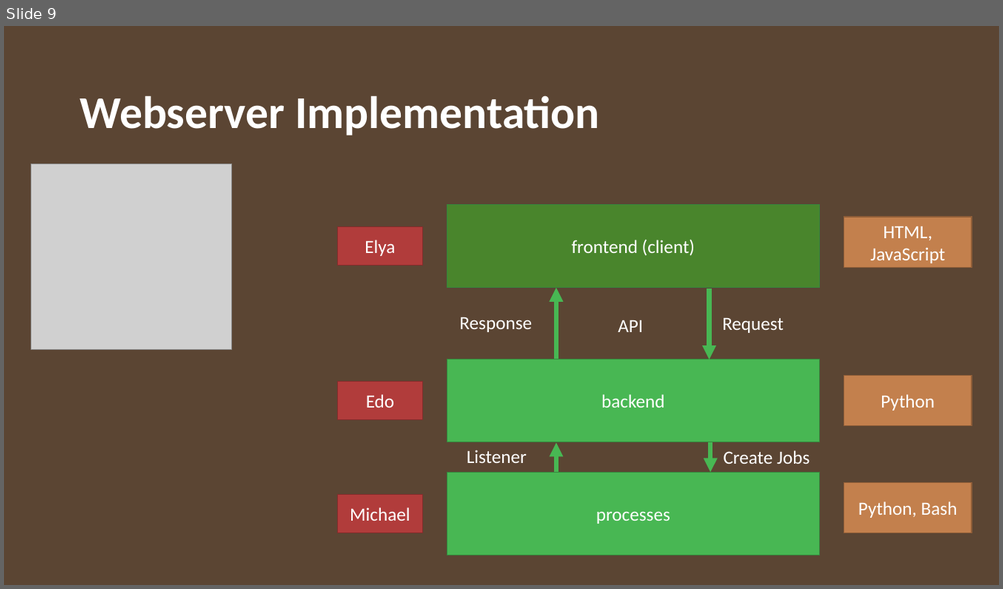
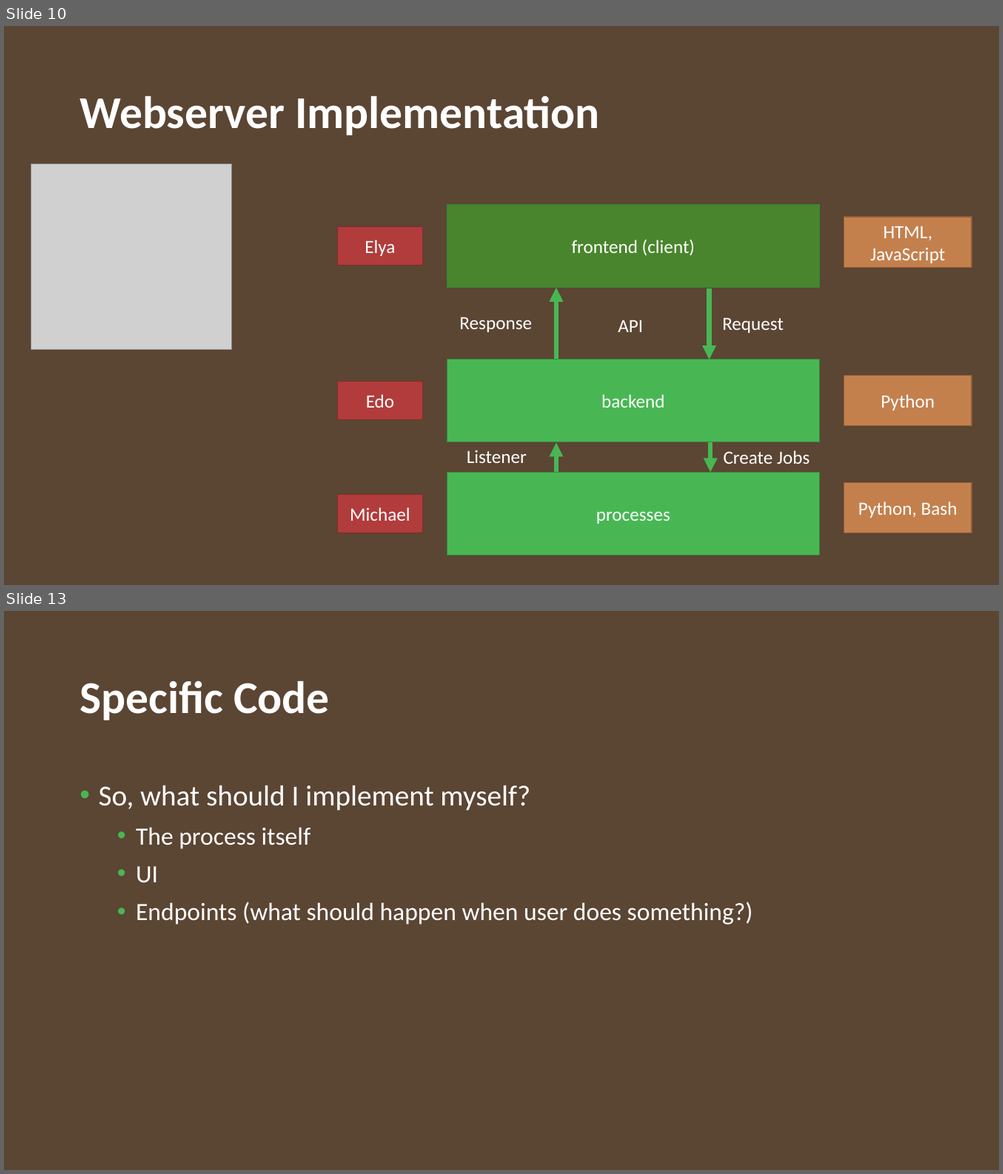
Before and after one commit to JuanParker1/NgsReadClearEngine, a slide deck: design/GenomeFltr_Server_1.pptx. Shown one above the other, each under a label of ours: slide 9 before the commit, slides 10 and 13 after it; the slides between them are not shown. The pictures are 1003x589 and 1003x1174 pixels, drawn with LibreOffice and Linux fonts; fonts in the diff are those of the drawing; grey boxes stand for pictures; background and template pictures are left out. Boxes give left, top, right and bottom in pixels: in the first picture for what was removed or moved away, otherwise in the second. Text is boxed around its words. In the diff, an @@ line names an element or a change of style, - is before the commit and + after.

```diff
--- a/design/GenomeFltr_Server_1.pptx
+++ b/design/GenomeFltr_Server_1.pptx
@@ slide 13 added at (4, 611, 999, 1170), background #FFFFFF; not listed: 1 template element that a slide beside it also shows @@
@@ title added at (79, 681, 330, 721), 44 pt, text #FFFFFF, bold @@
+Specific Code
@@ text added at (99, 785, 753, 925), 24 pt, text #FFFFFF @@
+• So, what should I implement myself?
+  • The process itself
+  • UI
+  • Endpoints (what should happen when user does something?)
@@ what was slide 9 is now slide 10 @@
```
Also in this commit, not shown: 2 slides changed, 14 other slides added, 1 slide removed, 1 other file.
